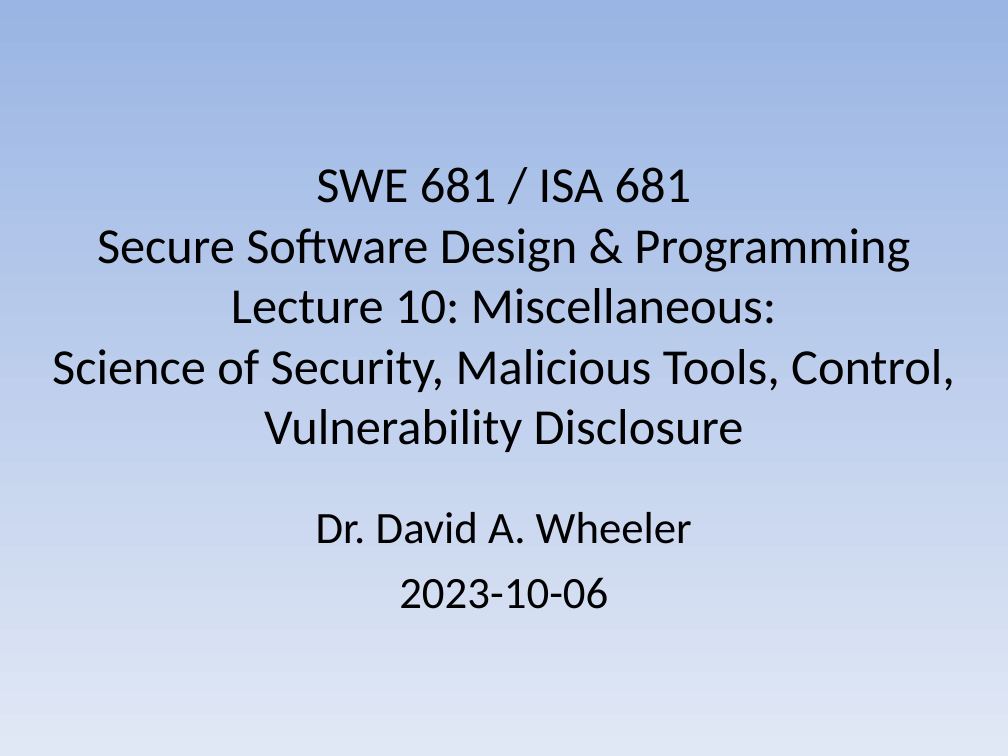
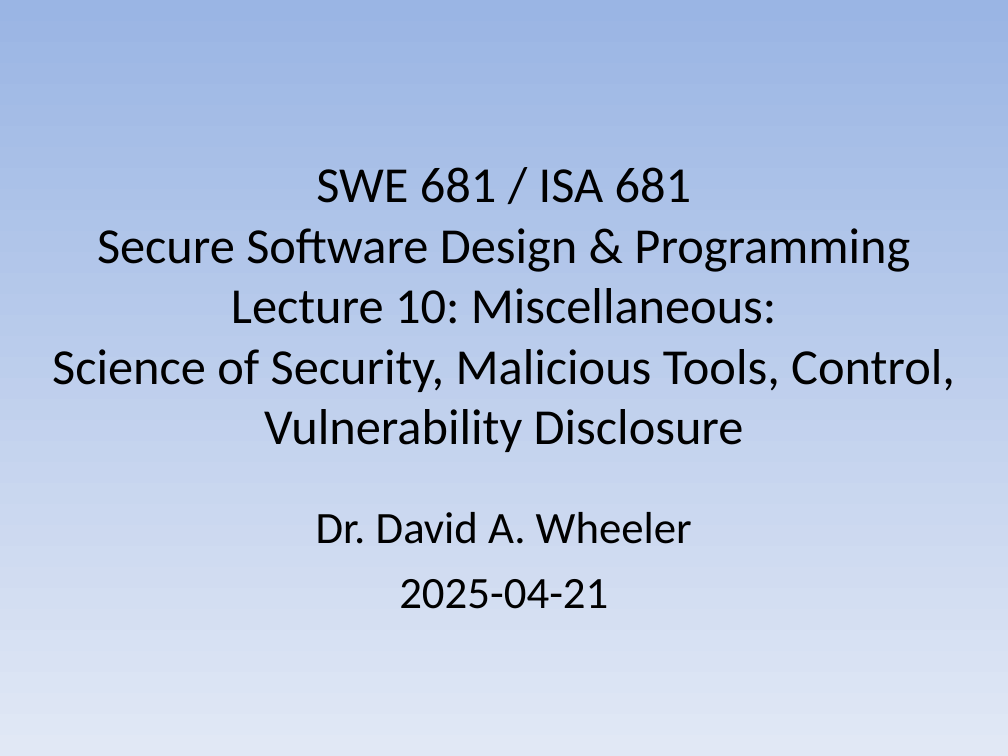
Before and after one commit to david-a-wheeler/david-a-wheeler.github.io, a slide deck: slide 1 of secure-class/presentations/Secure-Software-10-Misc.ppt. Drawn at 1008x756 pixels with LibreOffice and Linux fonts; fonts in the diff are those of the drawing. Boxes give left, top, right and bottom in pixels: in the first picture for what was removed or moved away, otherwise in the second. Text is boxed around its words. In the diff, an @@ line names an element or a change of style, - is before the commit and + after.

```diff
--- a/secure-class/presentations/Secure-Software-10-Misc.ppt
+++ b/secure-class/presentations/Secure-Software-10-Misc.ppt
@@ subtitle at (399,579,608,609): text changed @@
-2023-10-06
+2025-04-21
```
Also in this commit, not shown: 1 other slide changed, 3 slides added.
